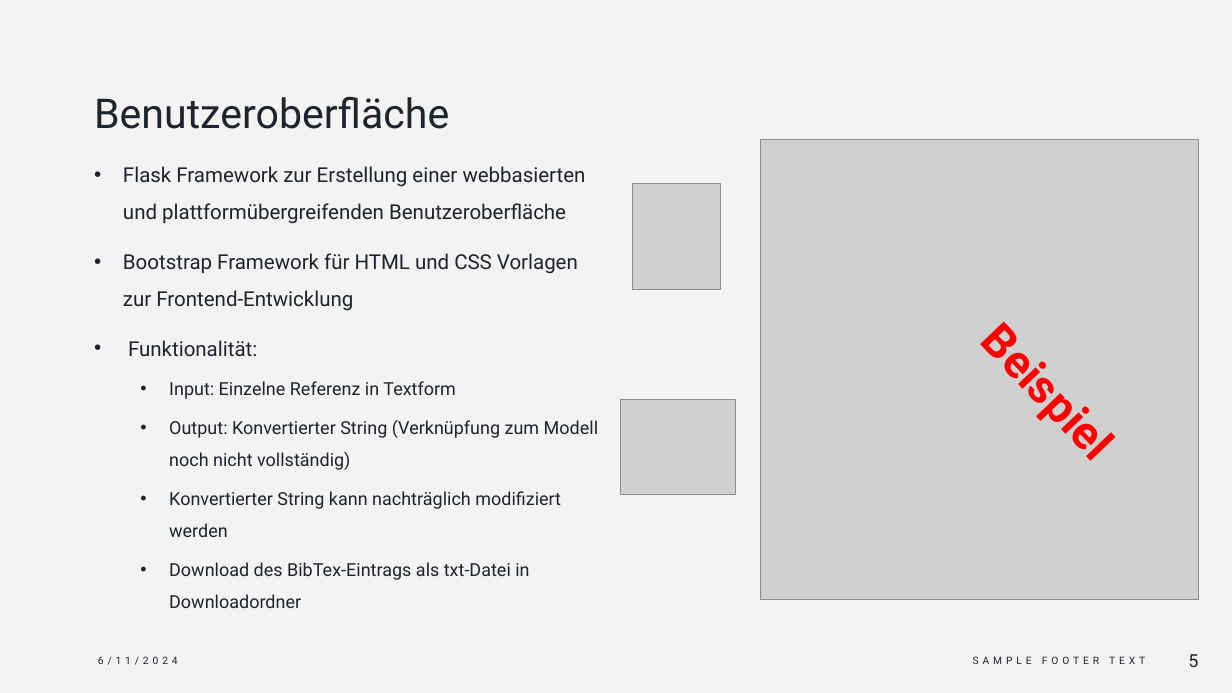
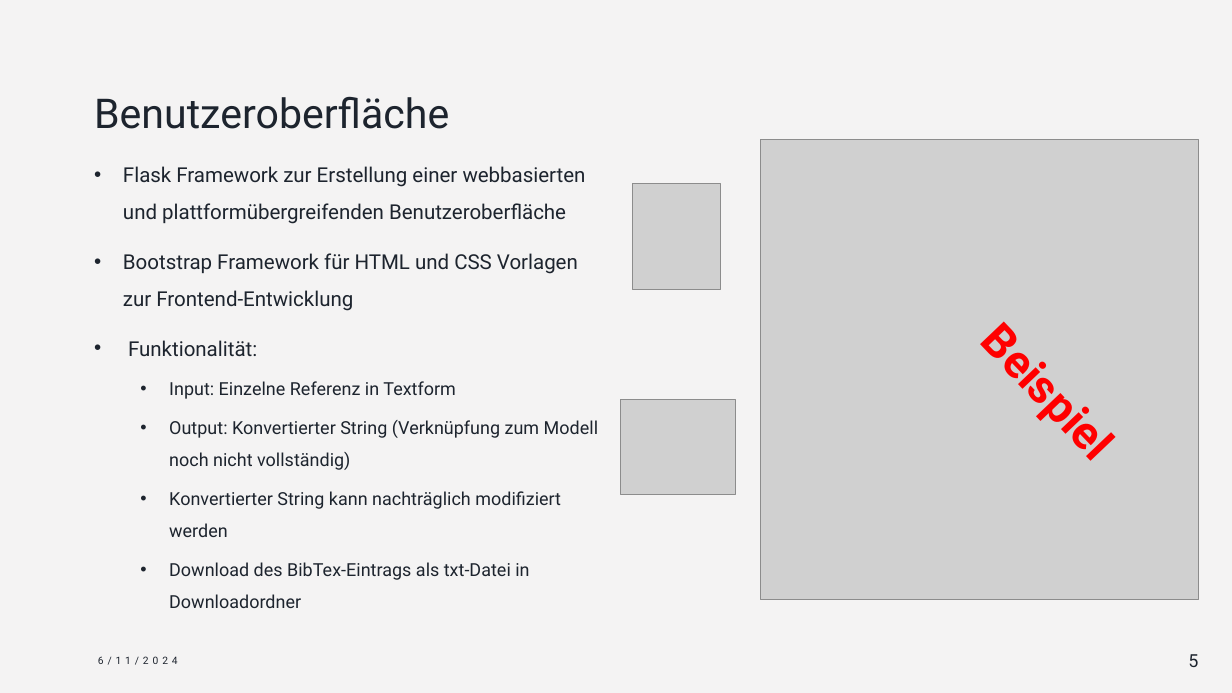
Before and after one commit to LaGit93/bibTexConverter_FaPra63065, a slide deck: slide 5 of Durchstich Vortrag.pptx. Drawn at 1232x693 pixels with LibreOffice and Linux fonts; fonts in the diff are those of the drawing; grey boxes stand for pictures. Boxes give left, top, right and bottom in pixels: in the first picture for what was removed or moved away, otherwise in the second. Text is boxed around its words. In the diff, an @@ line names an element or a change of style, - is before the commit and + after.

```diff
--- a/Durchstich Vortrag.pptx
+++ b/Durchstich Vortrag.pptx
@@ text removed at <box>973,656,1145,664</box> @@
-SAMPLE FOOTER TEXT
```
Also in this commit, not shown: 4 other slides changed, 1 slide added.
